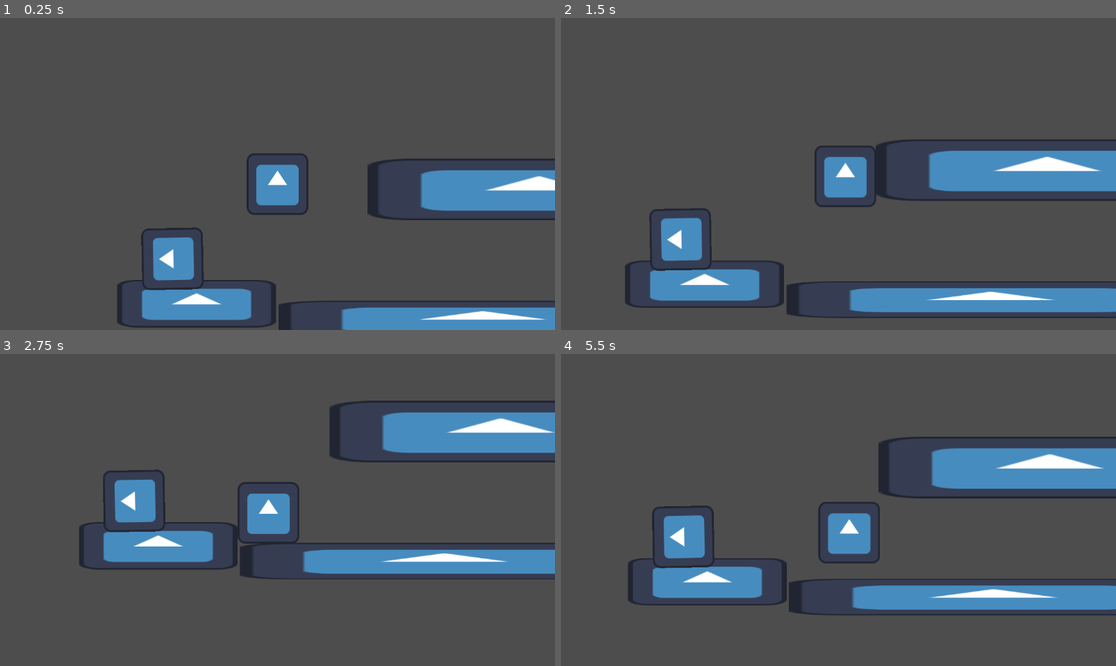
Above: before the commit, frames 1-4 (two rows, left to right).
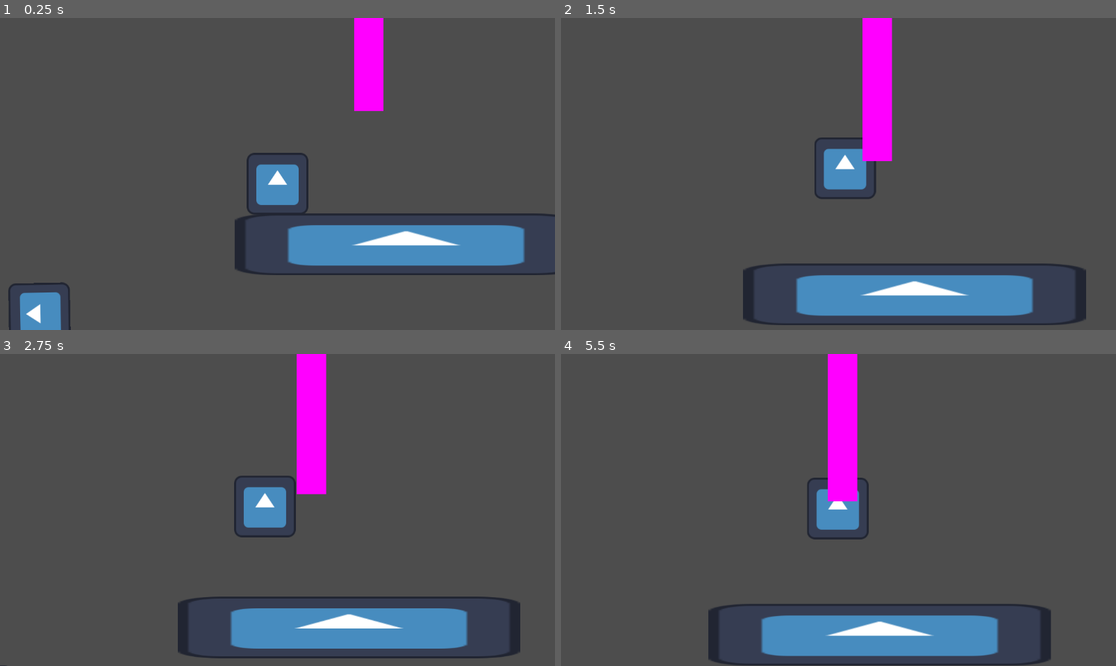
Above: after the commit, the same moments.

Repository: SrLito/Duck-Tales
Game: Godot game, scene res://escenas/nivel.tscn
The game is run twice, just before and just after one commit, with the same random seed, the same clock (stepped at 60 frames per second) and the same inputs. The engine's default icon, where the game draws it, is replaced by a stand-in: a white triangle on a blue panel in a dark square.
Inputs:
- Up to frame 1 (0.25 s): no input
- Up to frame 2 (1.5 s): hold S (bajar, bound only after the commit) 0.53-1.28 s; hold D (derecha) from 0.53 s (still down); tap Space (saltar) at 0.77, 1.07 s; tap W (subir, bound only after the commit) at 0.8, 1.35 s
- Up to frame 3 (2.75 s): tap Space (saltar) at 1.52, 1.55, 1.82, 2.1 s; release D (derecha) at 2.03 s; hold A (izquierda) from 2.03 s (still down); hold S (bajar, bound only after the commit) from 2.03 s (still down)
- Up to frame 4 (5.5 s): release A (izquierda) at 2.78 s; release S (bajar, bound only after the commit) at 2.78 s; hold D (derecha) 2.78-4.28 s; tap S (bajar, bound only after the commit) at 2.85, 4.35 s; tap Space (saltar) at 3.02, 3.32, 3.77, 3.8, 4.07, 4.52, 4.82 s; tap W (subir, bound only after the commit) at 3.05, 3.6, 5.1 s; hold A (izquierda) 4.28-5.03 s; hold D (derecha) from 5.03 s (still down)

The runs differ from the first frame. In frame 1, 20% of the frame differs, in the area x 1-100%, y 0-100%; in frame 2, 19%; in frame 3, 24%; in frame 4, 24%, in the area x 12-100%, y 0-100%.

Commit message:
Aplique mecanica de la soga.
Ahora el personaje puede colgarse de la soga.

Diff:
--- /dev/null
+++ b/escenas/cuerda.tscn
@@ -0,0 +1,18 @@
+[gd_scene load_steps=3 format=3 uid="uid://dbx2lj70qanro"]
+
+[sub_resource type="NoiseTexture2D" id="NoiseTexture2D_xtcxj"]
+
+[sub_resource type="RectangleShape2D" id="RectangleShape2D_n65ev"]
+size = Vector2(61, 502)
+
+[node name="Cuerda" type="Area2D"]
+collision_mask = 2
+
+[node name="Sprite2D" type="Sprite2D" parent="."]
+position = Vector2(22.5, 0)
+scale = Vector2(0.119141, 1)
+texture = SubResource("NoiseTexture2D_xtcxj")
+
+[node name="CollisionShape2D" type="CollisionShape2D" parent="."]
+position = Vector2(20.5, 0)
+shape = SubResource("RectangleShape2D_n65ev")
--- a/escenas/nivel.tscn
+++ b/escenas/nivel.tscn
@@ -1,13 +1,14 @@
-[gd_scene load_steps=4 format=3 uid="uid://dqsgatai7bmba"]
+[gd_scene load_steps=5 format=3 uid="uid://dqsgatai7bmba"]
 
 [ext_resource type="PackedScene" uid="uid://dwmkevr0jukh3" path="res://escenas/jugador.tscn" id="1_22uyw"]
 [ext_resource type="PackedScene" uid="uid://bwhp6vk4a73gs" path="res://escenas/piso.tscn" id="2_uqba0"]
 [ext_resource type="PackedScene" uid="uid://cwceq1erih61u" path="res://escenas/plataforma_colision.tscn" id="3_dnn4r"]
+[ext_resource type="PackedScene" uid="uid://dbx2lj70qanro" path="res://escenas/cuerda.tscn" id="4_6bfq0"]
 
 [node name="Nivel" type="Node2D"]
 
 [node name="Jugador" parent="." instance=ExtResource("1_22uyw")]
-position = Vector2(350, 229)
+position = Vector2(626, 115)
 velocidad = 150
 salto = -500
 
@@ -29,4 +30,9 @@
 position = Vector2(761, -144)
 scale = Vector2(5.56, 1)
 
+[node name="Cuerda" parent="." instance=ExtResource("4_6bfq0")]
+position = Vector2(793, -260)
+
 [connection signal="body_entered" from="PlataformaColision" to="Jugador" method="_on_plataforma_colision_body_entered"]
+[connection signal="body_entered" from="Cuerda" to="Jugador" method="_on_cuerda_body_entered"]
+[connection signal="body_exited" from="Cuerda" to="Jugador" method="_on_cuerda_body_exited"]
--- a/project.godot
+++ b/project.godot
@@ -20,7 +20,6 @@
 saltar={
 "deadzone": 0.5,
 "events": [Object(InputEventKey,"resource_local_to_scene":false,"resource_name":"","device":-1,"window_id":0,"alt_press …(191 unchanged characters)…
-, Object(InputEventKey,"resource_local_to_scene":false,"resource_name":"","device":-1,"window_id":0,"alt_pressed":false,"shift_pressed":false,"ctrl_pressed":false,"meta_pressed":false,"pressed":false,"keycode":0,"physical_keycode":4194320,"key_label":0,"unicode":0,"location":0,"echo":false,"script":null)
 ]
 }
 izquierda={
@@ -35,6 +34,23 @@
 , Object(InputEventKey,"resource_local_to_scene":false,"resource_name":"","device":-1,"window_id":0,"alt_pressed":false …(186 unchanged characters)…
 ]
 }
+subir={
+"deadzone": 0.5,
+"events": [Object(InputEventKey,"resource_local_to_scene":false,"resource_name":"","device":-1,"window_id":0,"alt_pressed":false,"shift_pressed":false,"ctrl_pressed":false,"meta_pressed":false,"pressed":false,"keycode":0,"physical_keycode":87,"key_label":0,"unicode":119,"location":0,"echo":false,"script":null)
+, Object(InputEventKey,"resource_local_to_scene":false,"resource_name":"","device":-1,"window_id":0,"alt_pressed":false,"shift_pressed":false,"ctrl_pressed":false,"meta_pressed":false,"pressed":false,"keycode":0,"physical_keycode":4194320,"key_label":0,"unicode":0,"location":0,"echo":false,"script":null)
+]
+}
+bajar={
+"deadzone": 0.5,
+"events": [Object(InputEventKey,"resource_local_to_scene":false,"resource_name":"","device":-1,"window_id":0,"alt_pressed":false,"shift_pressed":false,"ctrl_pressed":false,"meta_pressed":false,"pressed":false,"keycode":0,"physical_keycode":83,"key_label":0,"unicode":115,"location":0,"echo":false,"script":null)
+, Object(InputEventKey,"resource_local_to_scene":false,"resource_name":"","device":-1,"window_id":0,"alt_pressed":false,"shift_pressed":false,"ctrl_pressed":false,"meta_pressed":false,"pressed":false,"keycode":0,"physical_keycode":4194322,"key_label":0,"unicode":0,"location":0,"echo":false,"script":null)
+]
+}
+accion={
+"deadzone": 0.5,
+"events": [Object(InputEventKey,"resource_local_to_scene":false,"resource_name":"","device":-1,"window_id":0,"alt_pressed":false,"shift_pressed":false,"ctrl_pressed":false,"meta_pressed":false,"pressed":false,"keycode":0,"physical_keycode":88,"key_label":0,"unicode":120,"location":0,"echo":false,"script":null)
+]
+}
 
 [layer_names]
 
--- a/scripts/jugador.gd
+++ b/scripts/jugador.gd
@@ -6,13 +6,19 @@
 @export var gravedad = 980
 @export var saltoPogo = -500
 
+# Variables de estado del personaje.
 var saltoBaston = false
+var colisionCuerda = false
+var estaColgado = false
 
 func _physics_process(delta):
 
 	# Movimiento horizontal.
 	var direccion = Input.get_axis("izquierda" , "derecha")
-	velocity.x = velocidad * direccion
+
+	# Si el personaje no esta colgado de la cuerda, le permite moverse.
+	if not estaColgado:
+		velocity.x = velocidad * direccion
 
 	# Mirar a izquierda o derecha
 	if direccion != 0:
@@ -35,4 +41,43 @@
 	if is_on_floor() and saltoBaston:
 		velocity.y = velocity.y - 1000
 
+	# Mécanica de la cuerda.
+
+	# Agarrar la cuerda.
+	if colisionCuerda and (Input.is_action_just_pressed("bajar") or Input.is_action_just_pressed("subir")) :
+		estaColgado = true
+		velocity.x = 0
+		velocity.y = 0
+		gravedad = 0
+
+
+	if estaColgado:
+		if Input.is_action_just_pressed("subir"):
+			velocity.y = -100
+		if Input.is_action_just_released("subir"):
+			velocity.y = 0
+		if Input.is_action_pressed("bajar"):
+			velocity.y = 100
+		if Input.is_action_just_released("bajar"):
+			velocity.y = 0
+
+	# Soltar la cuerda.
+	if estaColgado:
+		if Input.is_action_just_pressed("saltar"):
+			estaColgado = false
+			gravedad = 980
+
+	print(gravedad)
 	move_and_slide()
+
+
+
+func _on_cuerda_body_entered(_body: Node2D) -> void:
+	# Estado del personaje con respecto a la cuerda.
+	colisionCuerda = true
+func _on_cuerda_body_exited(_body: Node2D) -> void:
+	# Estado del personaje con respecto a la cuerda.
+	colisionCuerda = false
+	#Si el personaje sale de la cuerda.
+	estaColgado = false
+	gravedad = 980
